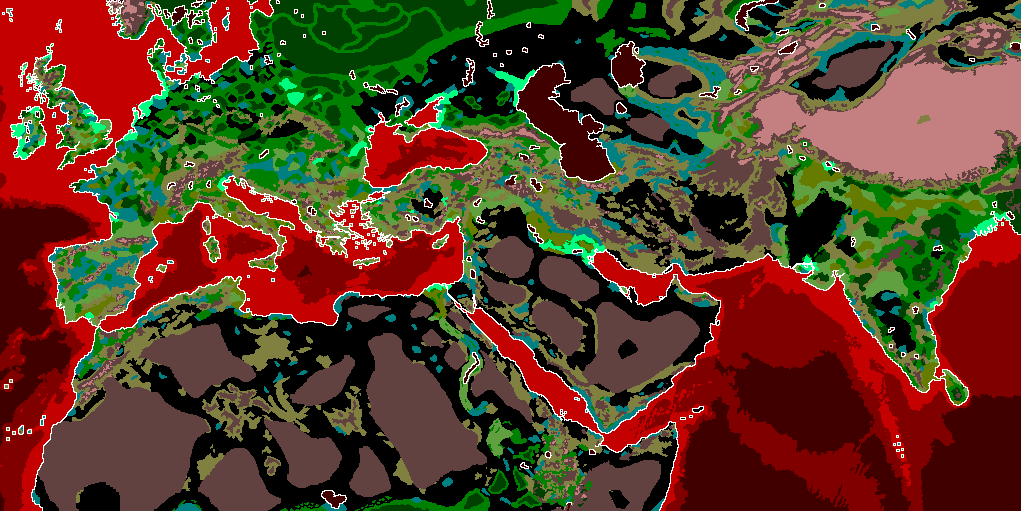
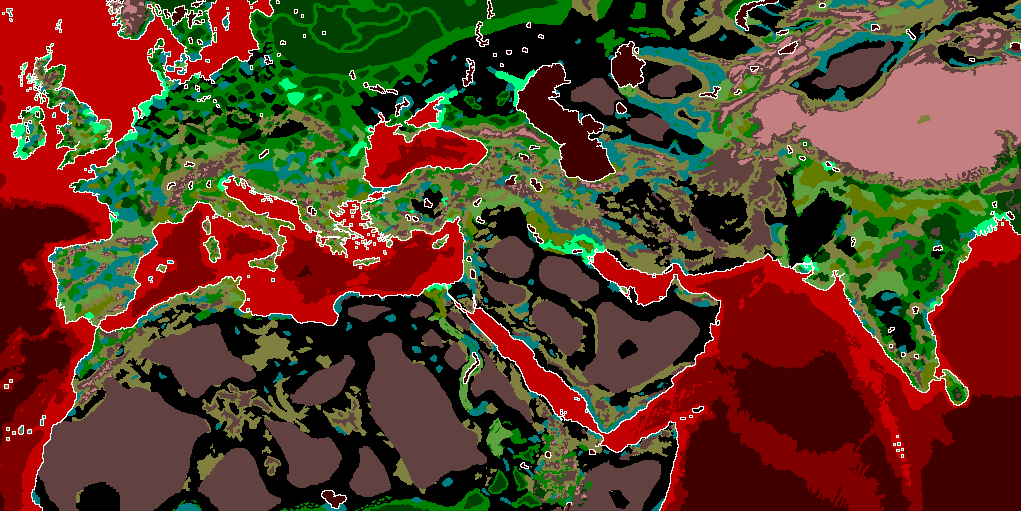
Before/after of a w=1021, h=511 layered artwork. What changed in the layer stack:
painted on "map_ground_types_blocked_access" over 359, 212, 393, 236
painted on "map_ground_types" over 359, 212, 393, 236
